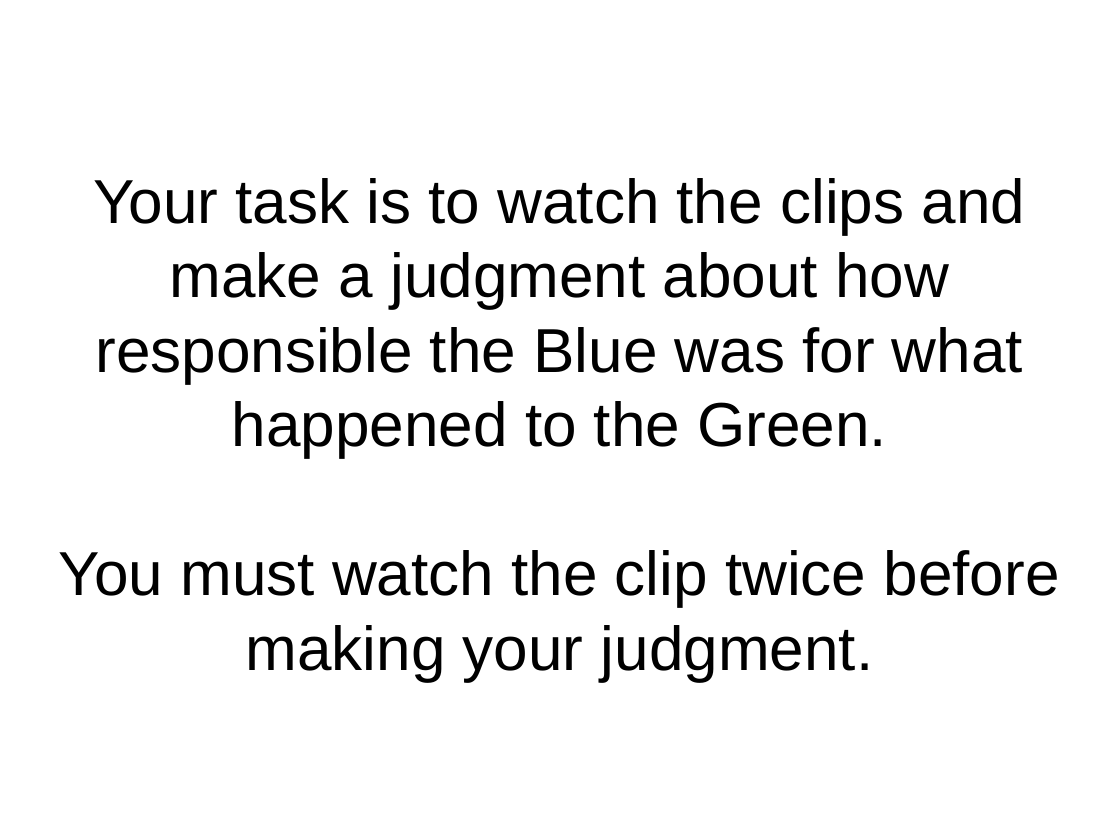
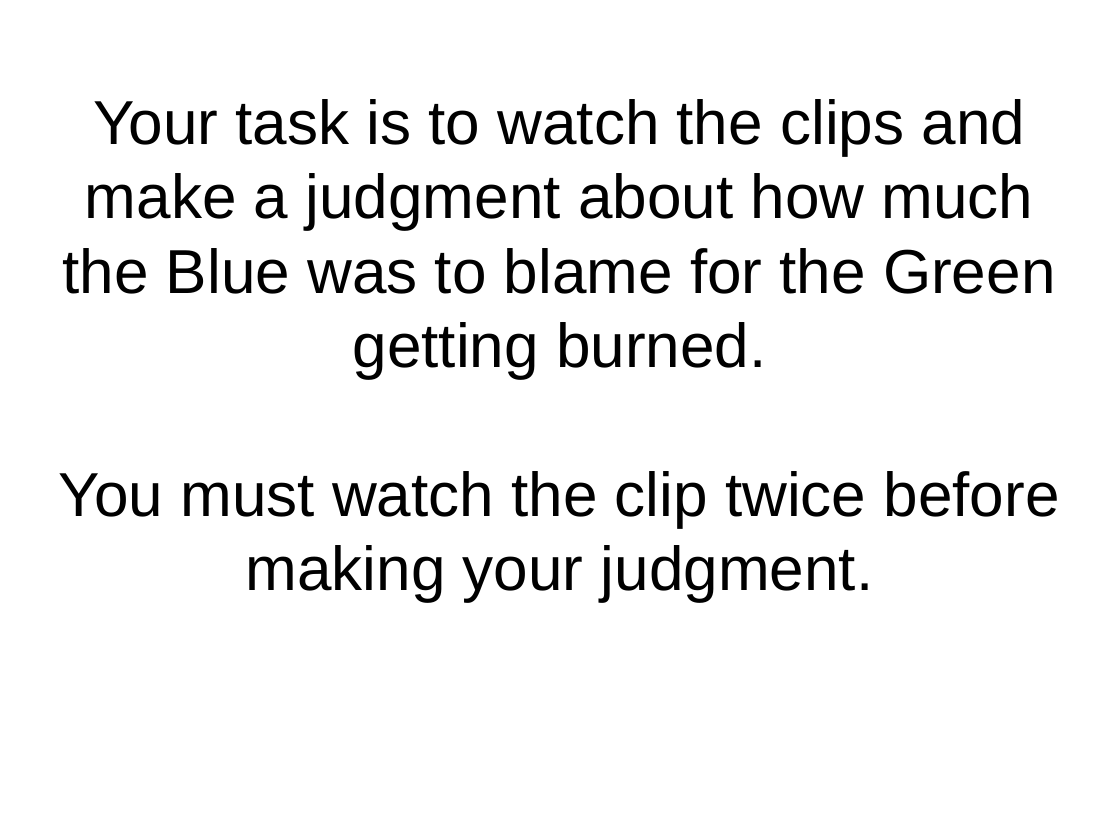
Before and after one commit to flxsosa/MoralDynamics, a slide deck: slide 11 of experiment_template/experiment_slides.odp. Drawn at 1120x840 pixels with LibreOffice and Linux fonts; fonts in the diff are those of the drawing. Boxes give left, top, right and bottom in pixels: in the first picture for what was removed or moved away, otherwise in the second. Text is boxed around its words. In the diff, an @@ line names an element or a change of style, - is before the commit and + after.

```diff
--- a/experiment_template/experiment_slides.odp
+++ b/experiment_template/experiment_slides.odp
@@ title "Your task is to watch ..." at <box>59,99,1060,602</box>: vertical alignment middle to top @@
@@ title at <box>59,99,1060,602</box>: text changed @@
-Your task is to watch the clips and make a judgment about how responsible the Blue was for what happened to the Green.
-You must watch the clip twice before making your judgment.
+Your task is to watch the clips and make a judgment about how much the Blue was to blame for the Green getting burned.
+You must watch the clip twice before making your judgment.
```
Also in this commit, not shown: 7 other slides changed, 14 other files.
